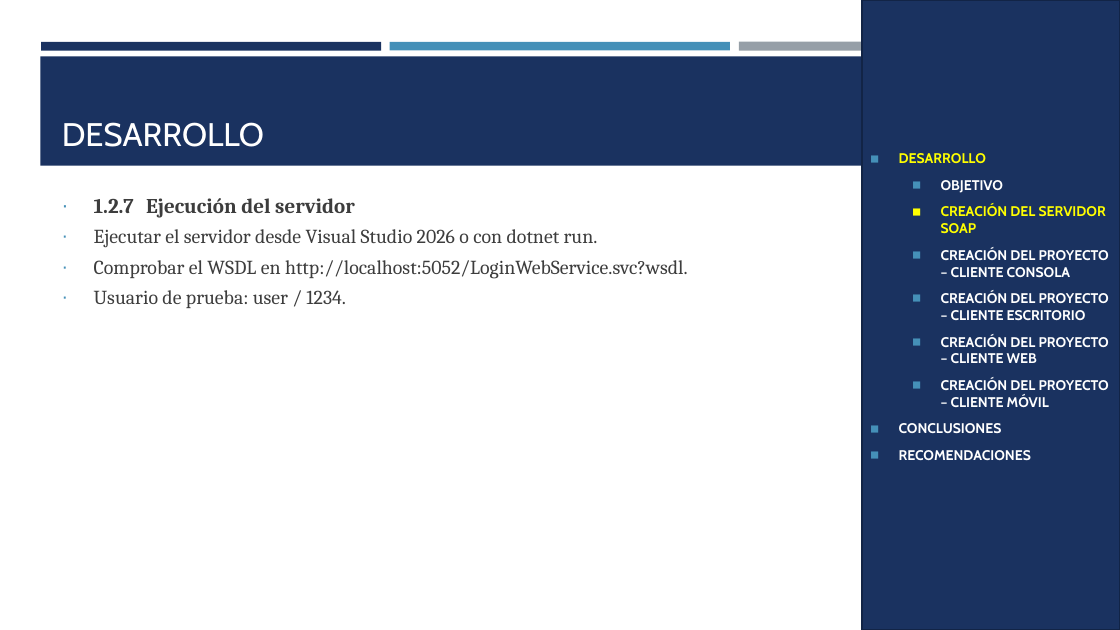
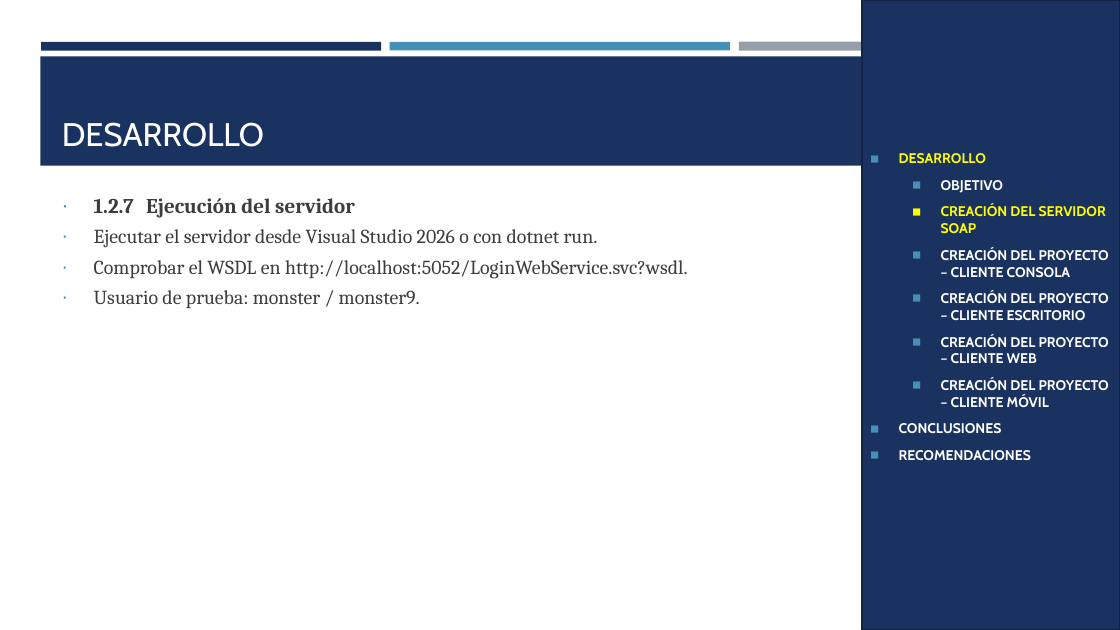
Before and after one commit to IMarcusDev/TI.1.2.-PAO202651_SOAP_DOTNET_SINBDD_NRC_36883_GR04, a slide deck: slide 34 of 05. DOCUMENTACION/PRESENTACION TI.1.2. SOAP sin BDD en DOTNET GR4.pptx. Drawn at 1120x630 pixels with LibreOffice and Linux fonts; fonts in the diff are those of the drawing. Boxes give left, top, right and bottom in pixels: in the first picture for what was removed or moved away, otherwise in the second. Text is boxed around its words. In the diff, an @@ line names an element or a change of style, - is before the commit and + after.

```diff
--- a/05. DOCUMENTACION/PRESENTACION TI.1.2. SOAP sin BDD en DOTNET GR4.pptx
+++ b/05. DOCUMENTACION/PRESENTACION TI.1.2. SOAP sin BDD en DOTNET GR4.pptx
@@ text at [94,290,420,308]: text changed @@
-∙ Usuario de prueba: user / 1234.
+∙ Usuario de prueba: monster / monster9.
```
Also in this commit, not shown: 1 other slide changed.
